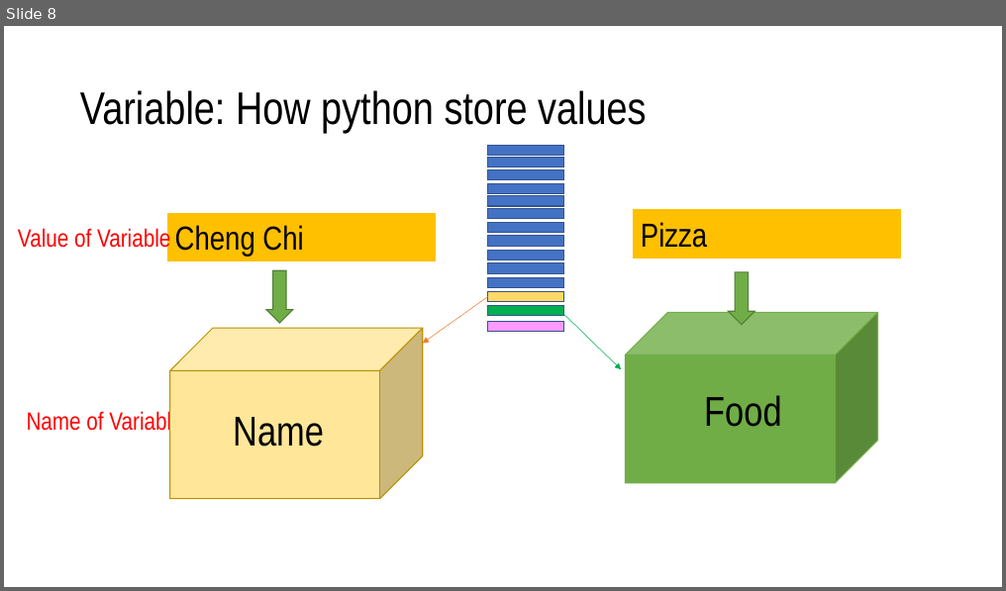
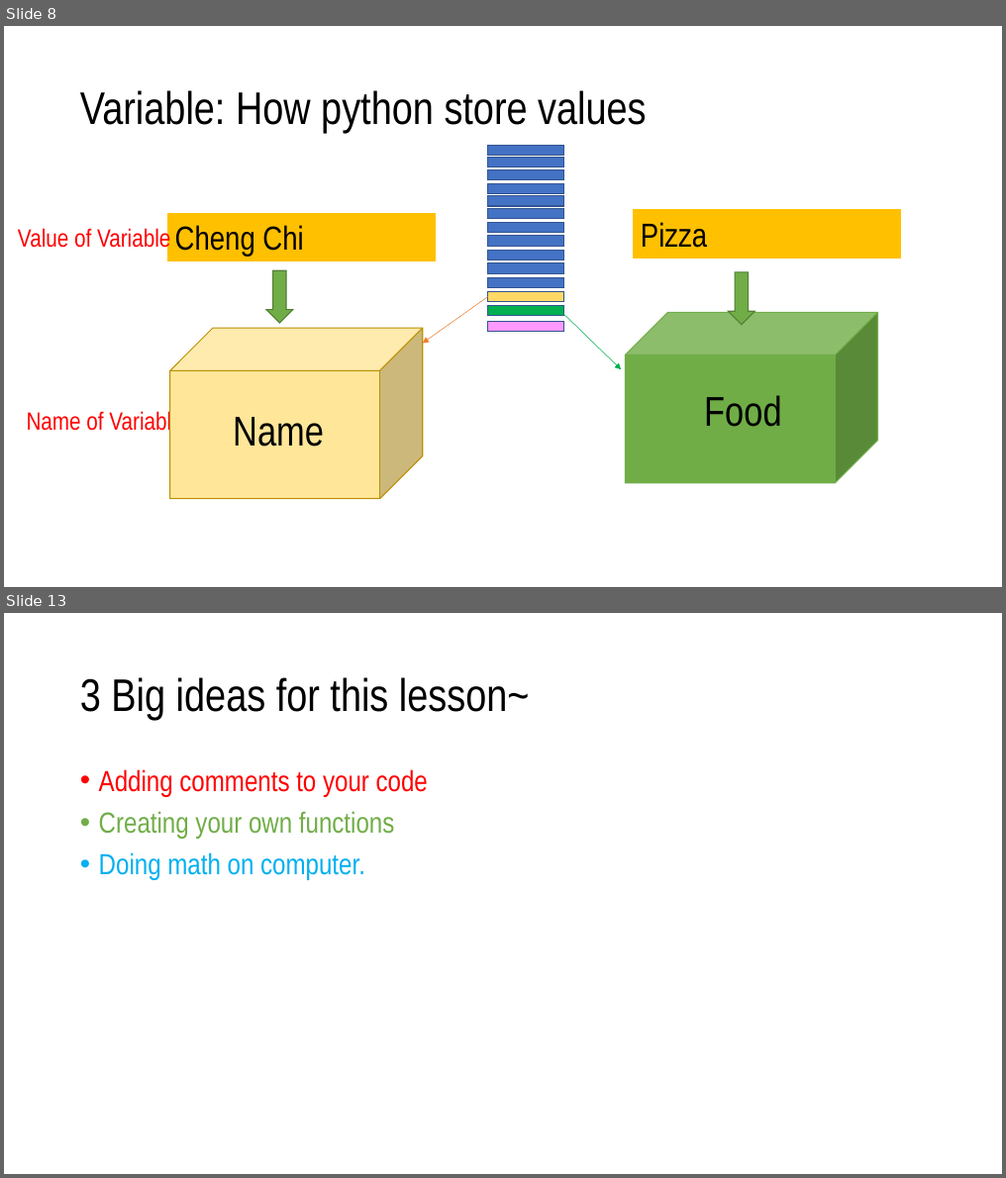
Before and after one commit to haoshisong/Python_Summer_Camp, a slide deck: Python summer camp.pptx. Shown one above the other, each under a label of ours: slide 8 before the commit, slides 8 and 13 after it; the slides between them are not shown. The pictures are 1006x591 and 1006x1178 pixels, drawn with LibreOffice and Linux fonts; fonts in the diff are those of the drawing. Boxes give left, top, right and bottom in pixels: in the first picture for what was removed or moved away, otherwise in the second. Text is boxed around its words. In the diff, an @@ line names an element or a change of style, - is before the commit and + after.

```diff
--- a/Python summer camp.pptx
+++ b/Python summer camp.pptx
@@ slide 13 added at bbox=[4, 613, 1002, 1174], background #FFFFFF @@
@@ title added at bbox=[80, 677, 530, 720], 44 pt, text #000000 @@
+3 Big ideas for this lesson~
@@ text added at bbox=[99, 769, 428, 880], 28 pt, text #FF0000 @@
+• Adding comments to your code
+• Creating your own functions
+• Doing math on computer.
```
Also in this commit, not shown: 3 slides changed, 12 other slides added.
